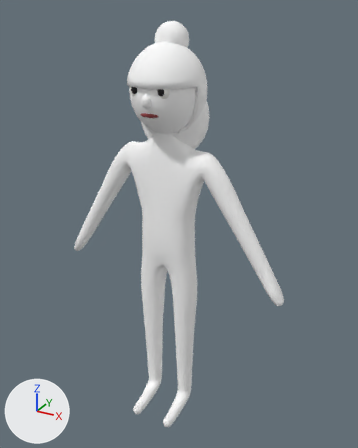
The glTF model assets/models/peon_teen.glb, before and after one commit.
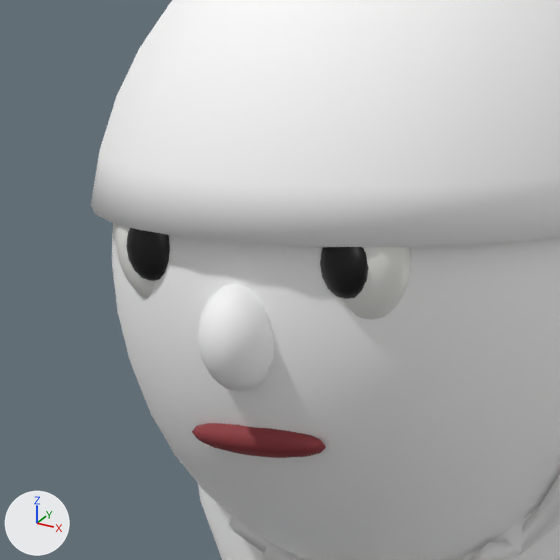
Each version is shown whole from a 50 mm lens placed at (0.929, -1.6, 1.724), pointed at (0.029, 0.036, 0.907), then close up on the part from 32% to 53% of the width and 12% to 29% of the height. The axes (+X, +Y, +Z) are drawn at lower left. The lights are the same throughout. The older version's two pictures come first. Vertices at exactly the same position are counted once.

The first close-up shows 'body', 'hair2'.
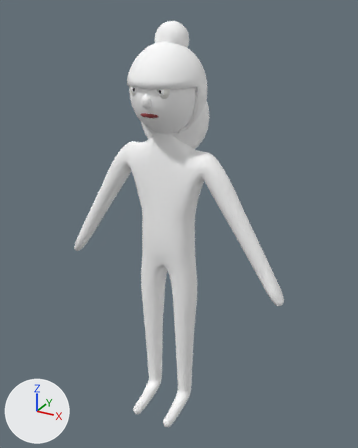
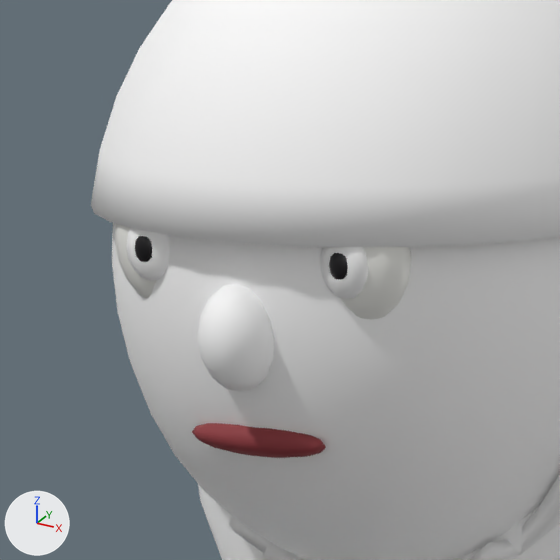
Location of each change, (x1, y1, x2, y2) in pixels of the close-ups (560 x 560 px):
part 1 of me_body, added (black)
    after: (329, 253, 348, 280)
part 2 of me_body, added
    after: (135, 236, 152, 262)
part 3 of me_body, recoloured (black to white)
    both: (126, 228, 368, 299)

What the commit changed:
Material 'iris' (mat_iris) is new.
Its base color is (1.0, 1.0, 1.0) (white #ffffff).
Its roughness is 0.4.
me_body is used by ob_body; location (0.0, 0.0, 0.0).
me_body had 5130 vertices, 10220 faces and spanned x -0.5..0.5, y -0.18..0.14, z 0.01..1.6.
me_body now has 5234 vertices, 10420 faces and spans x -0.5..0.5, y -0.18..0.14, z 0.01..1.6.
me_body part 1: a new loose piece, a UV sphere (10 segments, 6 rings, poles along z) spanning x 0.0471..0.059, y -0.1404..-0.1335, z 1.4537..1.4686, in mat_pupil (black #070509).
me_body part 2: a new loose piece, a UV sphere (10 segments, 6 rings, poles along z) spanning x -0.059..-0.0471, y -0.1404..-0.1335, z 1.4537..1.4686, in mat_pupil (black #070509).
me_body part 3: 336 faces spanning x -0.07..0.07, y -0.14..-0.13, z 1.45..1.48 switch from mat_pupil (black #070509) to mat_iris (white #ffffff).
